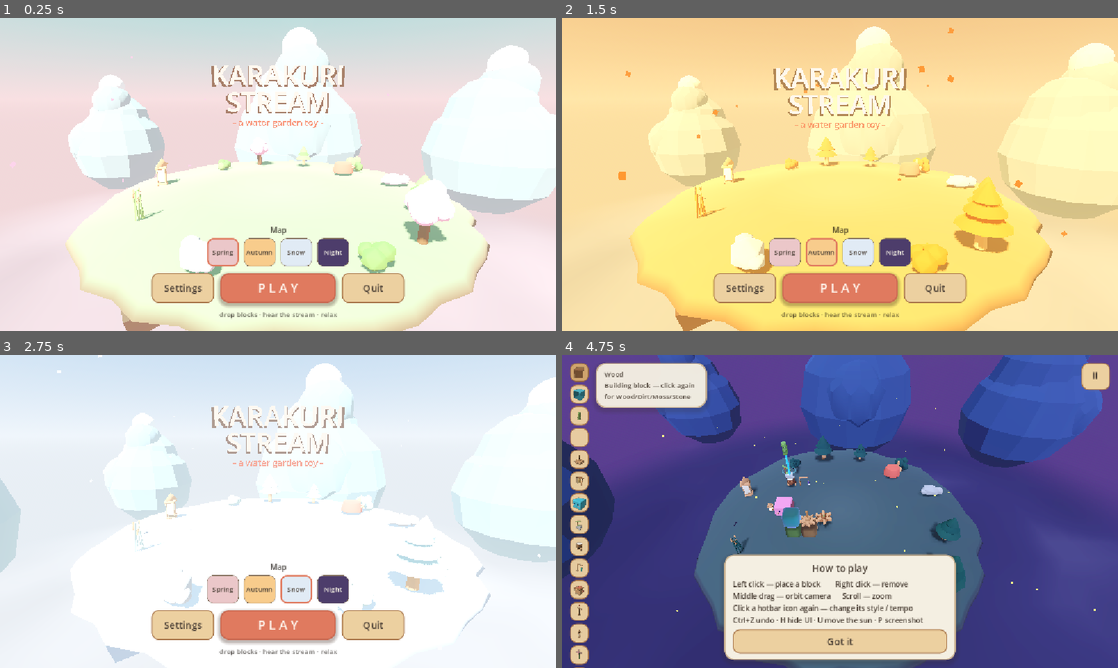
Above: before the commit, frames 1-4 (two rows, left to right).
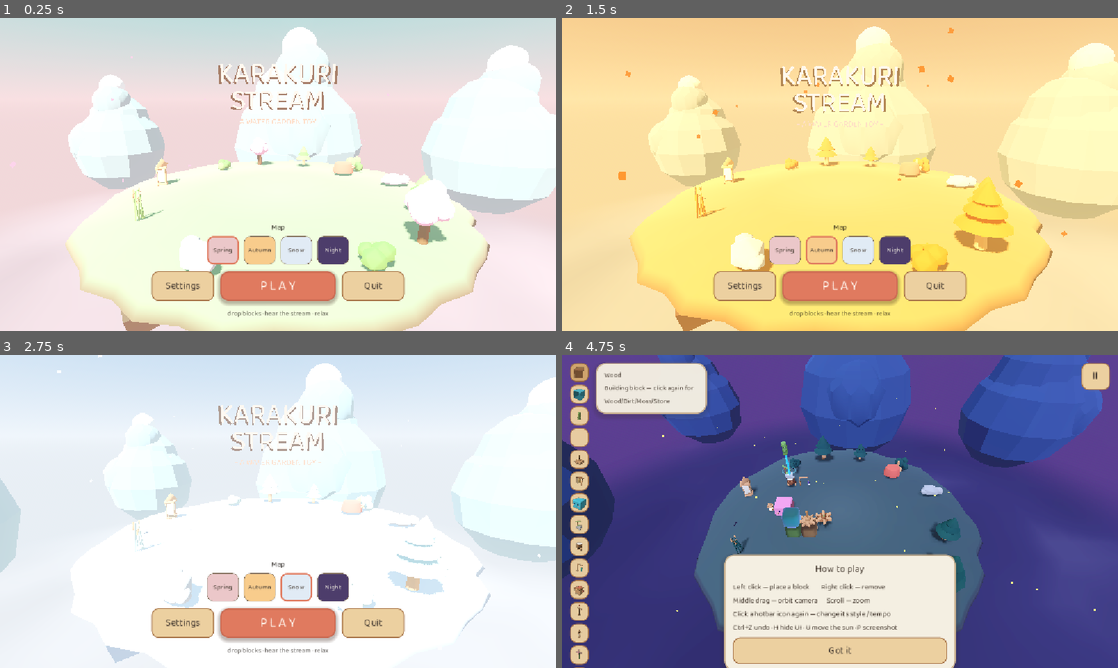
Above: after the commit, the same moments.

Repository: Saudadeeee/Karakuri-stream
Game: Godot game, scene res://scenes/main_menu.tscn
The game is run twice, just before and just after one commit, with the same random seed, the same clock (stepped at 60 frames per second) and the same inputs.
Inputs (mouse positions are in pixels of both pictures, inside the frame that each line leads up to):
- Up to frame 1 (0.25 s): no input
- Up to frame 2 (1.5 s): click "Spring" at 0.5 s; click "Autumn" at 1.25 s
- Up to frame 3 (2.75 s): click "Snow" at 2 s
- Up to frame 4 (4.75 s): click "Night" at 2.75 s; click "P L A Y" at 3.5 s; click (578, 373) at 4.27 s

The runs differ from the first frame. In frame 1, 3.7% of the frame differs, in the area x 27-73%, y 14-97%; in frame 2, 4.2%; in frame 3, 3.5%; in frame 4, 6.5%, in the area x 6-71%, y 5-100%.

Commit message:
feat: warm rounded Baloo2 font (OFL) project-wide — buttons + 3D wordmark, caps for TextMesh safety

Diff:
--- a/project.godot
+++ b/project.godot
@@ -45,6 +45,7 @@
 [gui]
 
 theme/custom="res://ui/karakuri_theme.tres"
+theme/custom_font="res://assets/fonts/Baloo2.ttf"
 
 [physics]
 
--- a/scripts/ui/main_menu.gd
+++ b/scripts/ui/main_menu.gd
@@ -143,7 +143,7 @@
 			0.0, Color("fdf3e3"), 0.16))
 
 	# Salmon subtitle under the wordmark.
-	var sub := _letter_mesh("- a water garden toy -", 0.46, -1.62, 0.0, Color("d96a4e"), 0.05)
+	var sub := _letter_mesh("- A WATER GARDEN TOY -", 0.42, -1.62, 0.0, Color("f5c4a8"), 0.05)
 	_title_root.add_child(sub)
 
 func _letter_mesh(text: String, size: float, y: float, z: float, col: Color, depth: float) -> MeshInstance3D:
Binary file added: assets/fonts/Baloo2.ttf
Not shown, added: assets/fonts/Baloo2.ttf.import
Not shown, added: assets/fonts/Fredoka.ttf.import
Not shown, added: assets/fonts/Nunito.ttf.import
Not shown, added: assets/fonts/Quicksand.ttf.import
Not shown, added: assets/fonts/README.md
Not shown, changed: plan.md
